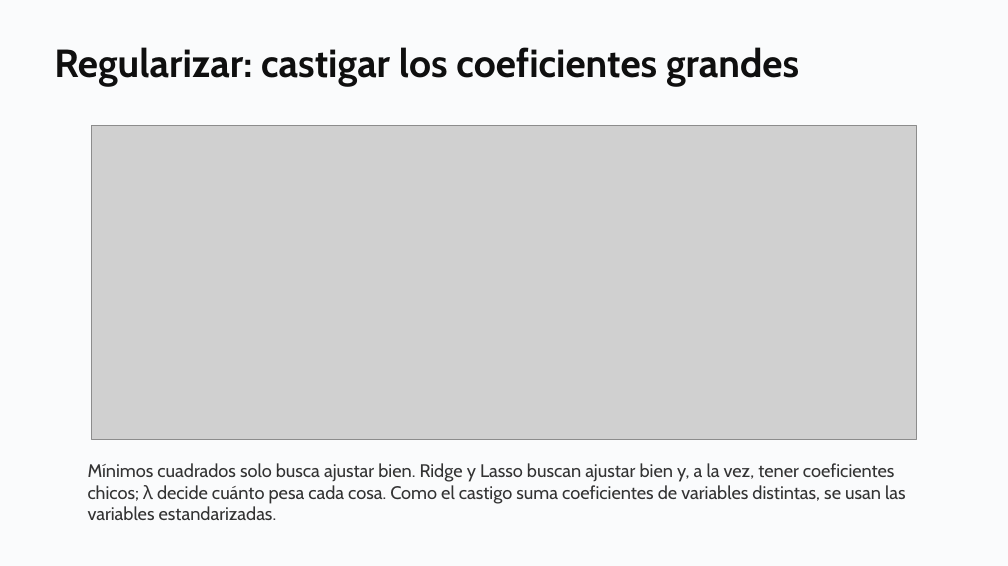
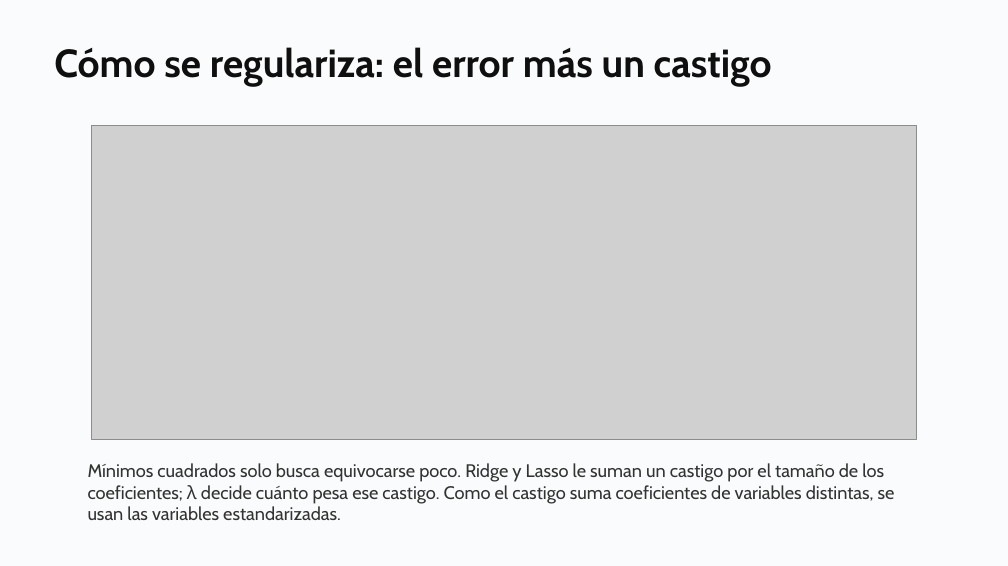
Before and after one commit to daniopitz/diplomado-cdd, a slide deck: slide 32 of presentaciones/clase07_evaluar_regularizar.pptx (slide 30 before the commit). Drawn at 1008x566 pixels with LibreOffice and Linux fonts; fonts in the diff are those of the drawing; grey boxes stand for pictures. Boxes give left, top, right and bottom in pixels: in the first picture for what was removed or moved away, otherwise in the second. Text is boxed around its words. In the diff, an @@ line names an element or a change of style, - is before the commit and + after.

```diff
--- a/presentaciones/clase07_evaluar_regularizar.pptx
+++ b/presentaciones/clase07_evaluar_regularizar.pptx
@@ text at (x1=54, y1=47, x2=772, y2=87): text changed @@
-Regularizar: castigar los coeficientes grandes
+Cómo se regulariza: el error más un castigo
@@ text at (x1=88, y1=463, x2=895, y2=520): text changed @@
-Mínimos cuadrados solo busca ajustar bien. Ridge y Lasso buscan ajustar bien y, a la vez, tener coeficientes chicos; λ decide cuánto pesa cada cosa. Como el castigo suma coeficientes de variables distintas, se usan las variables estandarizadas.
+Mínimos cuadrados solo busca equivocarse poco. Ridge y Lasso le suman un castigo por el tamaño de los coeficientes; λ decide cuánto pesa ese castigo. Como el castigo suma coeficientes de variables distintas, se usan las variables estandarizadas.
```
Also in this commit, not shown: 1 other slide changed, 2 slides added, 3 other files.
